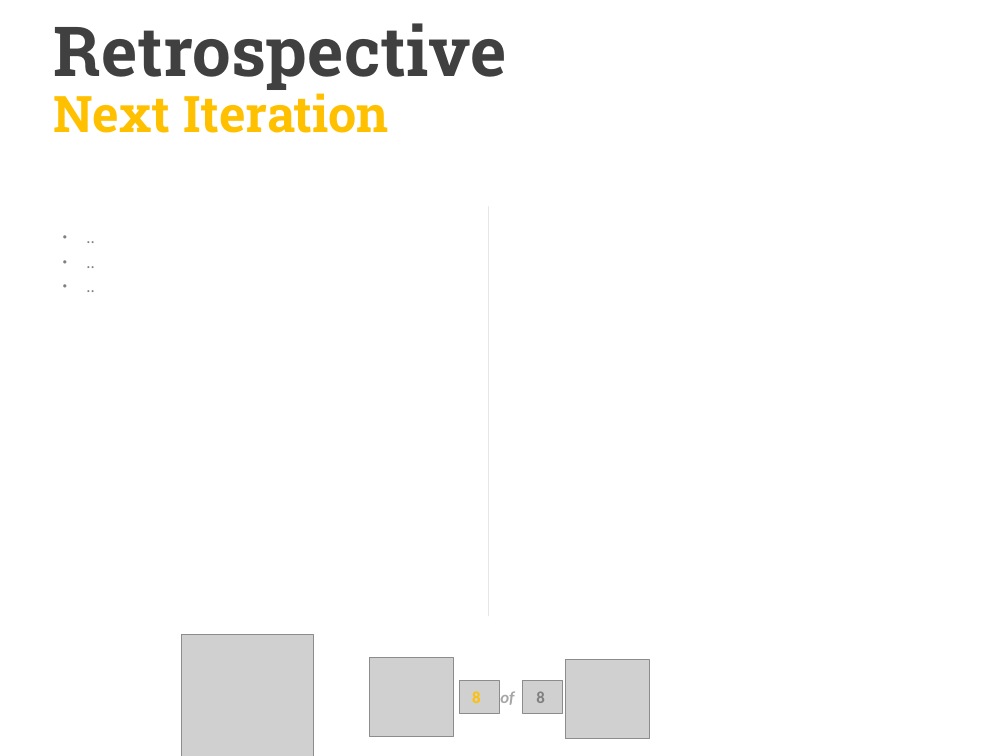
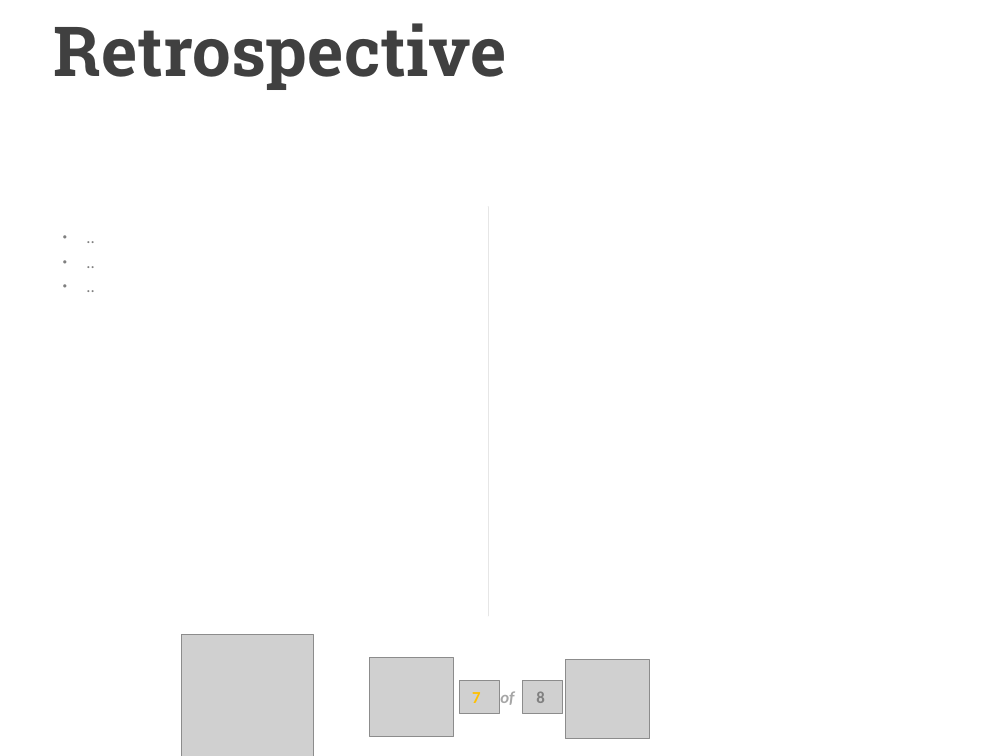
Before and after one commit to luringens/DoodleChess, a slide deck: slide 9 of docs/presentation/Presentasjon oblig 5.pptx (slide 8 before the commit). Drawn at 1008x756 pixels with LibreOffice and Linux fonts; fonts in the diff are those of the drawing; grey boxes stand for pictures; background and template pictures are left out. Boxes give left, top, right and bottom in pixels: in the first picture for what was removed or moved away, otherwise in the second. Text is boxed around its words. In the diff, an @@ line names an element or a change of style, - is before the commit and + after.

```diff
--- a/docs/presentation/Presentasjon oblig 5.pptx
+++ b/docs/presentation/Presentasjon oblig 5.pptx
@@ text removed at (x1=53, y1=86, x2=389, y2=133) @@
-Next Iteration
@@ text at (x1=472, y1=692, x2=480, y2=703): text changed @@
-8
+7
```
Also in this commit, not shown: 5 other slides changed, 2 slides added, 1 slide removed.
